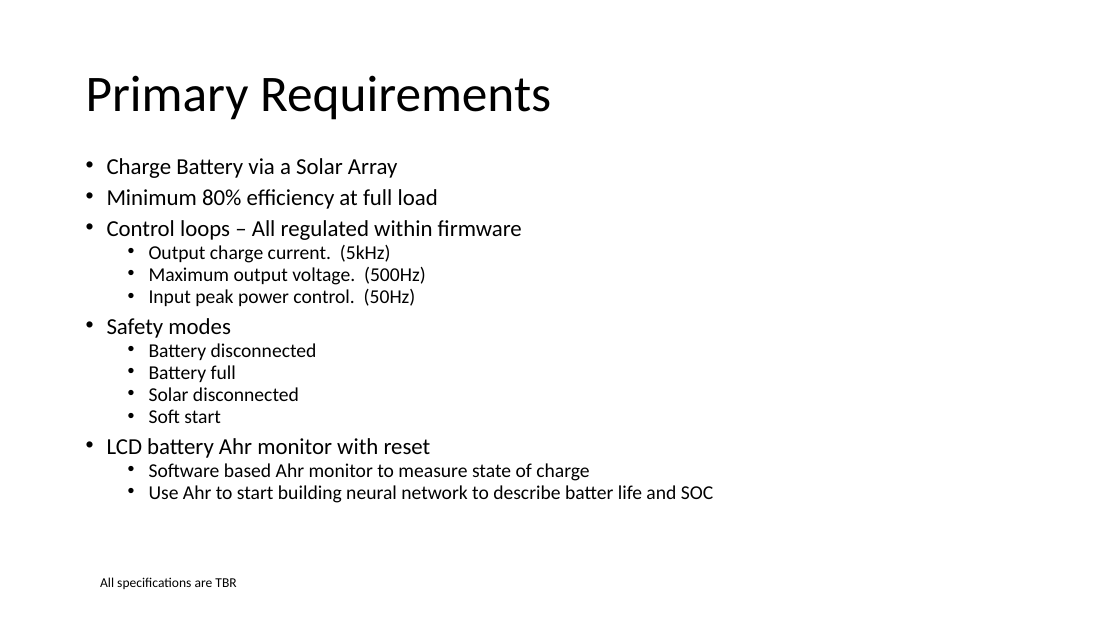
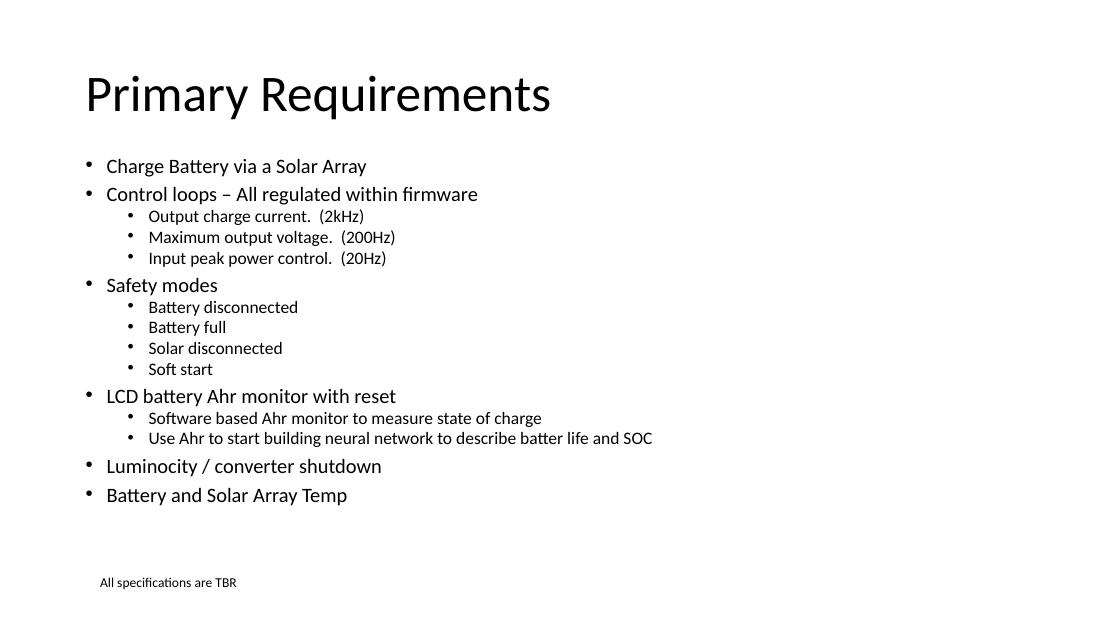
Before and after one commit to GitRaka/ESD_Semester_Project, a slide deck: slide 3 of MPPT_PDR.pptx. Drawn at 1120x630 pixels with LibreOffice and Linux fonts; fonts in the diff are those of the drawing. Boxes give left, top, right and bottom in pixels: in the first picture for what was removed or moved away, otherwise in the second. Text is boxed around its words. In the diff, an @@ line names an element or a change of style, - is before the commit and + after.

Commit message:
Final PDR presentation

```diff
--- a/MPPT_PDR.pptx
+++ b/MPPT_PDR.pptx
@@ text at box(107, 158, 652, 447): size 19.6 to 17.5 pt in "Charge Battery via a Solar Array", "Control loops – All regulated within firmware", "Safety modes", "LCD battery Ahr monitor with reset"; size 16.8 to 15 pt in "Battery disconnected", "Battery full", "Solar disconnected", "Soft start" and 2 more places @@
@@ text at box(107, 189, 438, 209): paragraph removed @@
-• Minimum 80% efficiency at full load
@@ text at box(149, 209, 396, 267): text changed; size 16.8 to 15 pt @@
-  • Output charge current. (5kHz)
-  • Maximum output voltage. (500Hz)
-  • Input peak power control. (50Hz)
+  • Output charge current. (2kHz)
+  • Maximum output voltage. (200Hz)
+  • Input peak power control. (20Hz)
@@ text at box(107, 458, 382, 506): paragraphs added @@
+• Luminocity / converter shutdown
+• Battery and Solar Array Temp
```
Also in this commit, not shown: 1 other slide changed, 1 slide added.
